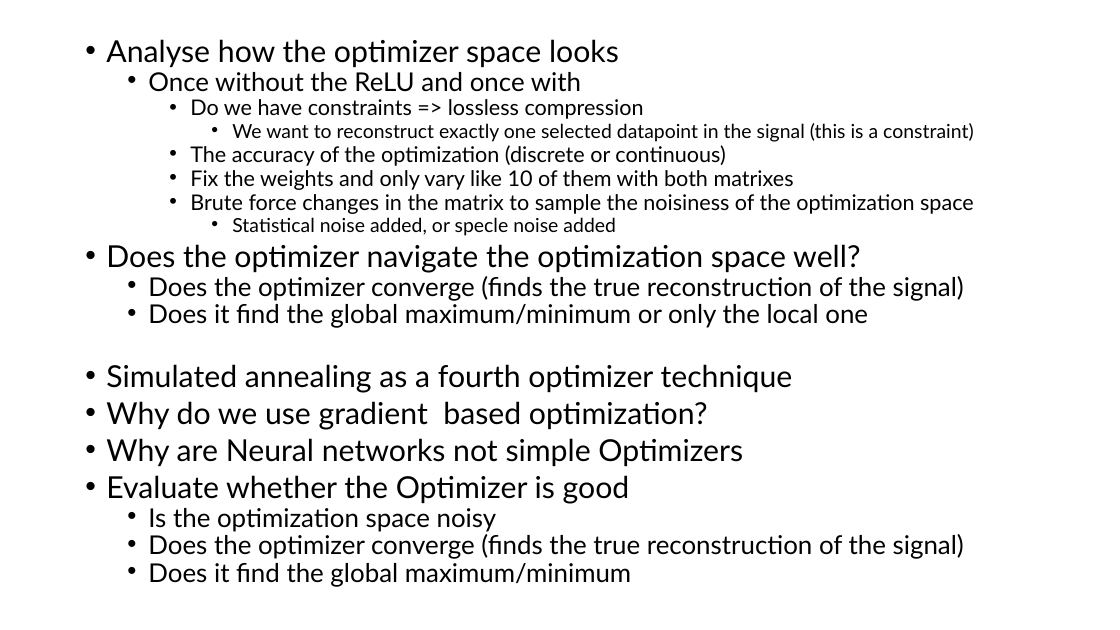
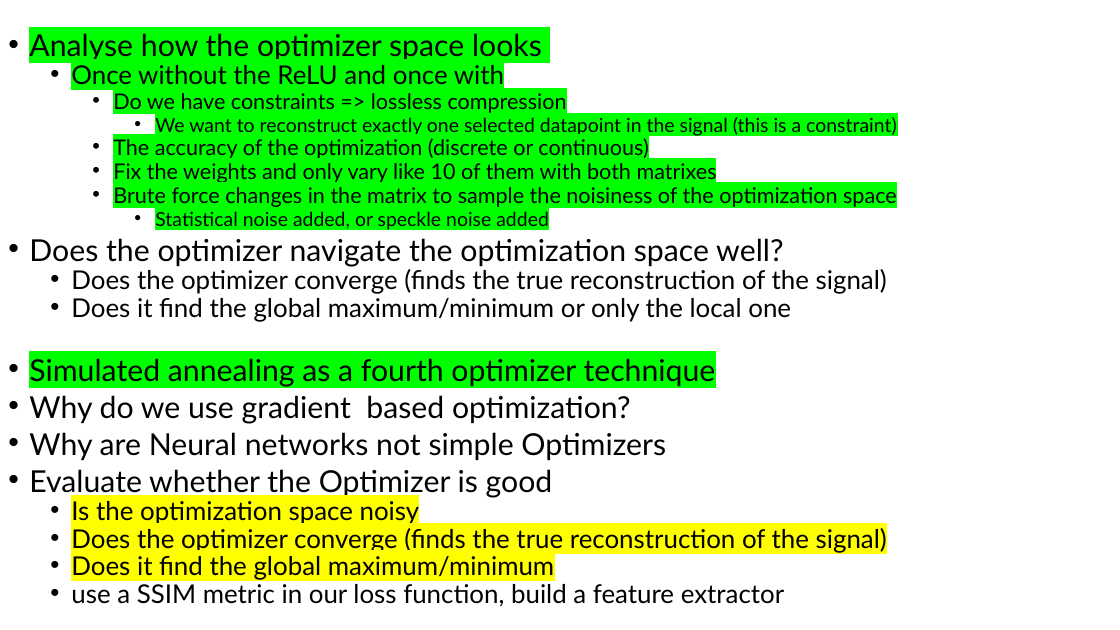
Before and after one commit to Kiwi-TheCat/optimization_neural, a slide deck: slide 4 of Task_ppt.pptx. Drawn at 1120x630 pixels with LibreOffice and Linux fonts; fonts in the diff are those of the drawing. Boxes give left, top, right and bottom in pixels: in the first picture for what was removed or moved away, otherwise in the second. Text is boxed around its words. In the diff, an @@ line names an element or a change of style, - is before the commit and + after.

Commit message:
noise injected to weight and trained also analysed

```diff
--- a/Task_ppt.pptx
+++ b/Task_ppt.pptx
@@ text "Analyse how the optimizer space ...": place and size @@
-text "Analyse how the optimizer space ..." at (106,39,974,587)
+text "Analyse how the optimizer space ..." at (29,33,897,607)
@@ text at (29,33,897,580): highlight none to #00FF00 in "Analyse how the optimizer space looks", "Once without the ReLU and once with", "Do we have constraints => lossless compression", "We want to reconstruct exactly one selected ..." and 4 more places; highlight none to #FFFF00 in "Is the optimization space noisy", "Does the optimizer converge (finds the true ...", "Does it find the global maximum/minimum" @@
@@ text at (155,211,549,230): text changed @@
-      • Statistical noise added, or specle noise added
+      • Statistical noise added, or speckle noise added
@@ text at (71,584,784,607): paragraph added @@
+  • use a SSIM metric in our loss function, build a feature extractor
```
Also in this commit, not shown: 1 slide added, 3 slides removed, 15 other files.
